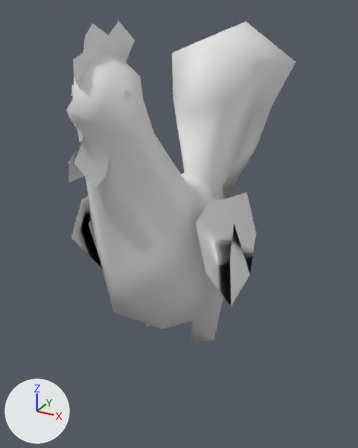
Renders of the FBX model Assets/Meshes/Rooster.fbx from each side of a commit.
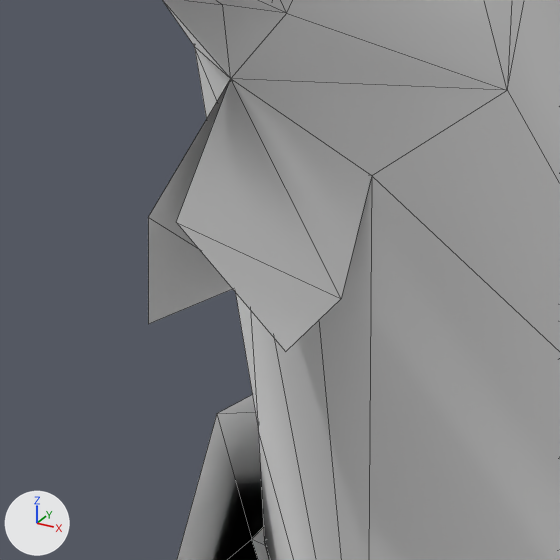
The first picture shows the older version from a 50 mm camera at (3.79, -6.69, 6.32) aimed at (-0.14, 0.45, 2.75). The close-ups show both versions on the part from 11% to 41% of the width and 27% to 51% of the height of that picture; other places that the commit changed are outside them. Lighting does not change. The marker at lower left points along +X, +Y and +Z. The close-ups show mesh edges as thin lines. Where no turn or scale is listed for an object, it has been applied to the vertices. Vertices at the same position are counted once.

Names of what the first close-up shows: 'body', 'wings'.
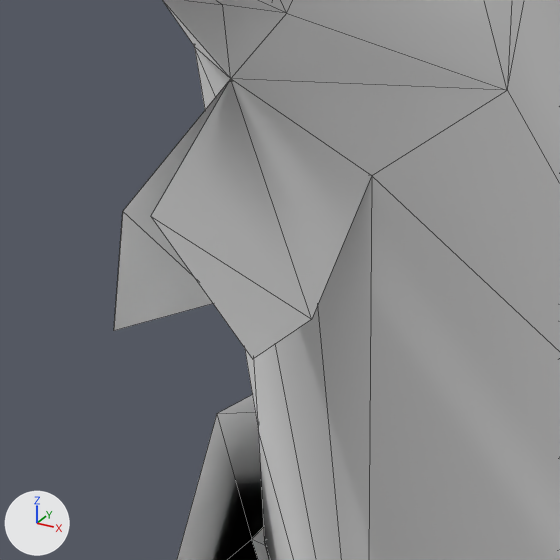
What differs and where, as boxes (x1, y1, x2, y2) in the close-ups (560 x 560 px):
'body', reshaped: before (148, 0, 560, 560); after (114, 0, 560, 560)
part 1 of me_cube_310, built on: before (148, 79, 371, 351); after (114, 79, 371, 359)

The change, as a list of edits to the scene's bpy script:
```text
Change me_cube_310:
    where me_cube_310.from_pydata(...)  # 121 vertices, 198 faces; spans x -1.27..1.27, y -2.41..3.84, z -0.05..6.16
    used by ob_body; location = (0.0, 0.0, 0.0)
    verts and faces of me_cube_310; kept vertices keep their numbers, new ones are numbered from 121
    before: 6 (0.04, -2.4, 4.65) at pixel (176, 222), 8 (0.13, -1.96, 4.36) at pixel (341, 298), 14 (0.2, -2.26, 4.33) at pixel (285, 351), 53 (-0.19, -1.89, 4.65), 54 (-0.04, -2.4, 4.65) at pixel (148, 217)
    before: 56 (-0.13, -1.96, 4.36), 74 (-0.2, -2.26, 4.33) at pixel (148, 324), 82 (0.0, -2.14, 4.91) at pixel (230, 78)
    me_cube_310 part 1
    add delete_vertices([54, 56, 74])  # with the faces that use them
    add verts[6] = (0.04, -2.48, 4.68)  # moved, pixel (150, 216)
    add verts[8] = (0.13, -2.07, 4.34)  # moved, pixel (311, 319)
    add verts[14] = (0.2, -2.37, 4.35)  # moved, pixel (252, 359)
    add verts[121] = (-0.04, -2.48, 4.68)  # pixel (122, 211)
    add verts[122] = (-0.13, -2.07, 4.34)
    add verts[123] = (-0.2, -2.37, 4.35)  # pixel (113, 330)
    add verts[124] = (-0.04, -2.48, 4.68)  # pixel (122, 211)
    add faces += [(121, 122, 123), (53, 122, 82), (82, 122, 121), (122, 124, 123), (82, 124, 122)]
```
